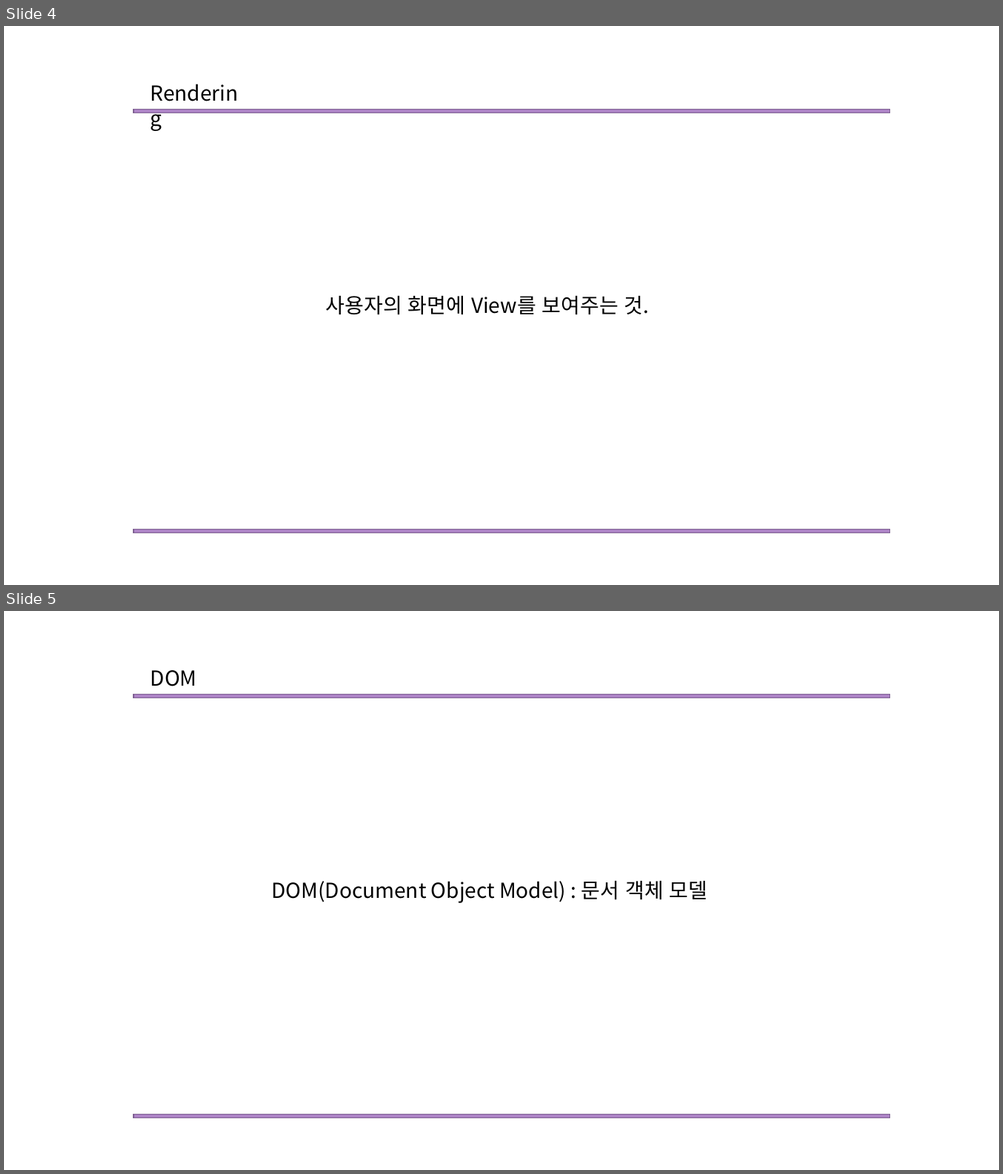
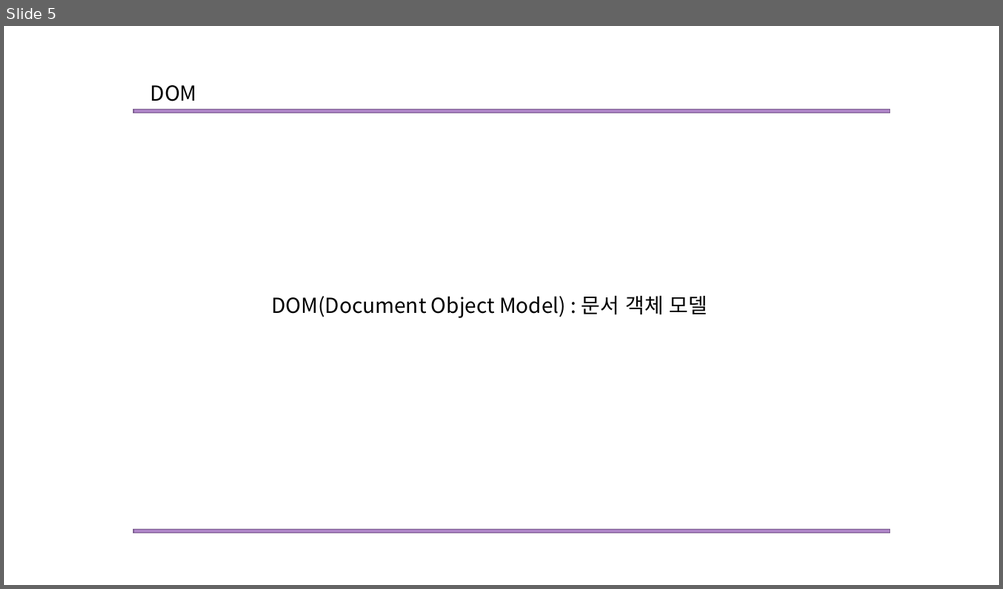
Before and after one commit to Mikusnuz/MyPractice, a slide deck: Study/6. React.pptx. Shown one above the other, each under a label of ours: slides 4 and 5 before the commit, slide 5 after it. The pictures are 1003x1174 and 1003x589 pixels, drawn with LibreOffice and Linux fonts; fonts in the diff are those of the drawing. Boxes give left, top, right and bottom in pixels: in the first picture for what was removed or moved away, otherwise in the second. Text is boxed around its words. In the diff, an @@ line names an element or a change of style, - is before the commit and + after.

```diff
--- a/Study/6. React.pptx
+++ b/Study/6. React.pptx
@@ slide 4 removed at bbox=[4, 26, 999, 585], background #FFFFFF @@
@@ text removed at bbox=[143, 77, 255, 110] @@
-Rendering
@@ rectangle removed at bbox=[133, 110, 890, 113] @@
@@ text removed at bbox=[326, 295, 649, 315] @@
-사용자의 화면에 View를 보여주는 것.
@@ rectangle removed at bbox=[133, 530, 890, 534] @@
```
Also in this commit, not shown: 4 slides changed, 7 slides added, 5 other files.
